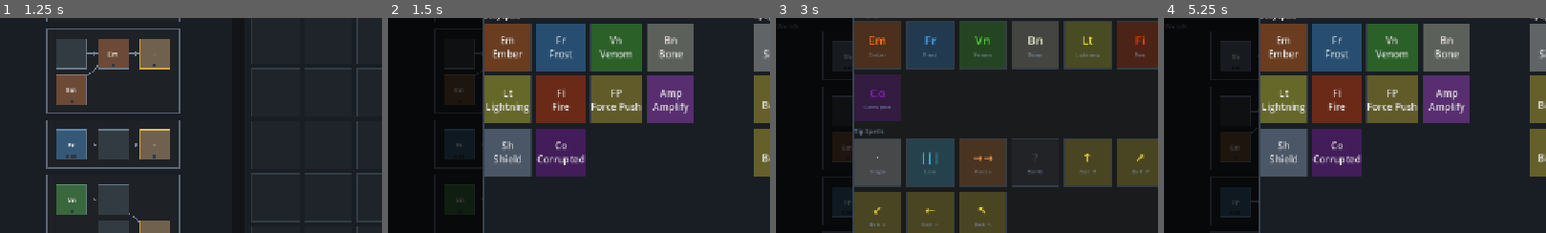
Above: before the commit, frames 1-4 (left to right).
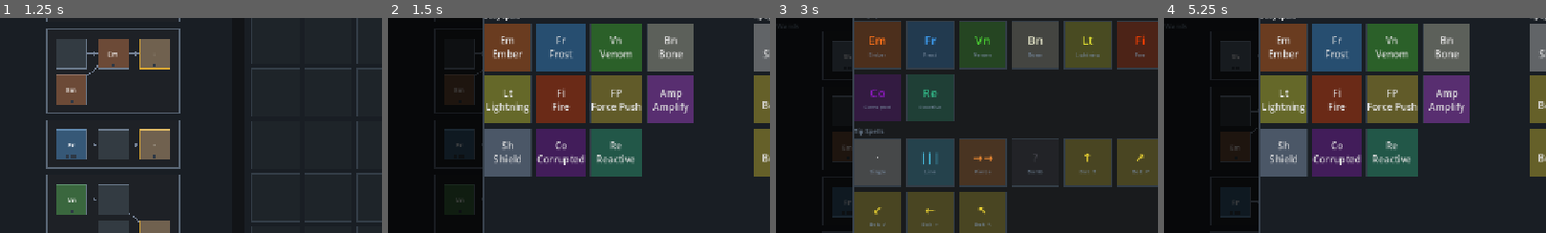
Above: after the commit, the same moments.

Repository: MoYapro/magic-monster-battle
Game: Godot game, scene res://scenes/world/path_selection_screen.tscn
Two runs of this game, one before a commit and one after it. Both use one fixed random seed, a clock stepped at 60 frames per second and the inputs below.
Inputs (mouse positions are % of the whole screen's width and height, from its top left):
- Up to frame 1 (1.25 s): tap Enter at 0.5 s; move the mouse to (72, 45) at 0.52 s; tap Z at 0.6 s; click (72, 45) at 0.67 s
- Up to frame 2 (1.5 s): click "+ Spell" at 1.25 s
- Up to frame 3 (3 s): click "· Single" at 2 s; click "Codex" at 2.75 s
- Up to frame 4 (5.25 s): click "Auto Assign" at 3.5 s; click "×" at 4.25 s; click "+ Spell" at 5 s
The pictures show only the part of the screen within x 2-52%, y 25-75%; the shares and areas given below are measured in that part.

Frame 1 is identical in both runs. In frame 2, 3.1% of the frame differs, in the area x 52-67%, y 51-74%; in frame 3, 2.8%; in frame 4, 3.1%.

Commit message:
add reactcive spell mod

Diff:
--- a/scripts/battle/actions/action_zap_wand.gd
+++ b/scripts/battle/actions/action_zap_wand.gd
@@ -149,11 +149,39 @@
 	return bonus
 
 
+func _resolve_reactive(state: BattleState, eid: String, ev: CastEvent) -> Dictionary:
+	match ev.spell.spell_id:
+		"ember":
+			for status: StatusData in state.enemy_statuses.get(eid, []):
+				if status is StatusFire:
+					return {"bonus": status.stacks, "effects": ev.on_hit_effects}
+		"frost":
+			for status: StatusData in state.enemy_statuses.get(eid, []):
+				if status is StatusWet:
+					return {"bonus": status.stacks, "effects": ev.on_hit_effects}
+		"venom":
+			for status: StatusData in state.enemy_statuses.get(eid, []):
+				if status is StatusPoison:
+					var burst := status.stacks
+					var kept_s: Array[StatusData] = []
+					for s: StatusData in state.enemy_statuses[eid]:
+						if not (s is StatusPoison):
+							kept_s.append(s)
+					state.enemy_statuses[eid] = kept_s
+					var kept_e: Array[Dictionary] = []
+					for e: Dictionary in ev.on_hit_effects:
+						if e.get("type", "") != "poison":
+							kept_e.append(e)
+					return {"bonus": burst, "effects": kept_e}
+	return {"bonus": 0, "effects": ev.on_hit_effects}
+
+
 func _apply_damage_to_enemy(
 		state: BattleState, setup: BattleSetup, eid: String,
 		ev: CastEvent, push_dir: Vector2i) -> void:
-	var bonus := _consume_status_stacks(state, eid) if ev.corrupted else 0
-	var total := ev.total_damage + bonus
+	var corruption_bonus := _consume_status_stacks(state, eid) if ev.corrupted else 0
+	var reactive_result := _resolve_reactive(state, eid, ev) if ev.reactive else {"bonus": 0, "effects": ev.on_hit_effects}
+	var total := ev.total_damage + corruption_bonus + reactive_result.get("bonus", 0) as int
 	var remaining := _absorb_armor(state, eid, total)
 	remaining = _absorb_enemy_shield(state, eid, remaining)
 	state.enemy_hp[eid] -= remaining
@@ -161,7 +189,8 @@
 		state.kill_enemy(eid)
 		_apply_on_kill_effects(state, ev)
 	else:
-		_apply_on_hit_effects(state, setup, eid, ev.on_hit_effects, total, push_dir)
+		var effects: Array[Dictionary] = reactive_result.get("effects", ev.on_hit_effects)
+		_apply_on_hit_effects(state, setup, eid, effects, total, push_dir)
 
 
 func _score_bounce_candidate(target: Vector2i, from: Vector2i, bounce_dir: Vector2i) -> int:
@@ -175,6 +204,21 @@
 		state: BattleState, setup: BattleSetup, ev: CastEvent,
 		hit_ids: Dictionary, push_dir: Vector2i,
 		bounce_dir: Vector2i = Vector2i.ZERO) -> void:
+	if ev.reactive and ev.spell.spell_id == "lightning":
+		for enemy: EnemyData in setup.enemies:
+			if not state.enemy_hp.has(enemy.id) or hit_ids.has(enemy.id):
+				continue
+			var wet := false
+			for s: StatusData in state.enemy_statuses.get(enemy.id, []):
+				if s is StatusWet:
+					wet = true
+					break
+			if not wet:
+				continue
+			hit_ids[enemy.id] = true
+			if not _try_consume_block(state, enemy.id):
+				_apply_damage_to_enemy(state, setup, enemy.id, ev, push_dir)
+		return
 	var last_pos := target_cell
 	for _bounce in range(ev.bounces):
 		var candidates: Array[String] = []
--- a/scripts/battle/cast_event.gd
+++ b/scripts/battle/cast_event.gd
@@ -13,6 +13,7 @@
 var zap_mana_cost: int = 0  # total mana spent firing this zap; used by on_kill_effects
 var bounces: int = 0  # number of additional targets to chain to after initial hit
 var corrupted: bool = false  # consume existing status stacks on target as bonus damage
+var reactive: bool = false   # branch on target's existing conditions at hit time
 
 # BACKFIRE fields
 var backfire_damage: int
--- a/scripts/battle/spell_registry.gd
+++ b/scripts/battle/spell_registry.gd
@@ -19,6 +19,7 @@
 		SpellAmplify.create(),
 		SpellShield.create(),
 		SpellCorrupted.create(),
+		SpellReactive.create(),
 	]
 
 
--- /dev/null
+++ b/scripts/battle/spells/spell_reactive.gd
@@ -0,0 +1,9 @@
+class_name SpellReactive
+
+static func create() -> SpellData:
+	var s := SpellData.new("Reactive", "Re", ["reactive"], Color(0.20, 0.75, 0.55), [], "", 0, 1,
+			"The next spell checks the target's existing conditions and responds to them.")
+	s.spell_id = "reactive"
+	s.spell_type = "modifier"
+	s.modifier_effect = {"type": "reactive"}
+	return s
--- a/scripts/battle/wand_evaluator.gd
+++ b/scripts/battle/wand_evaluator.gd
@@ -97,6 +97,8 @@
 			ev.on_hit_effects.append(mod.get("effect", {}))
 		"mana_refund":
 			ev.mana_refund += mod.get("amount", 0)
+		"reactive":
+			ev.reactive = true
 		"corrupted":
 			ev.corrupted = true
 			var bonus := 0
